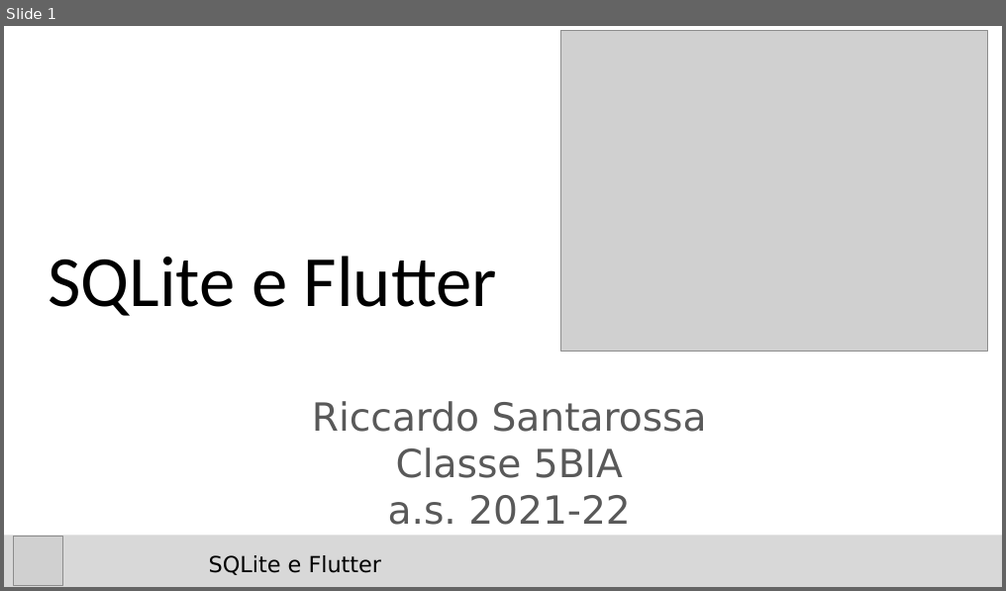
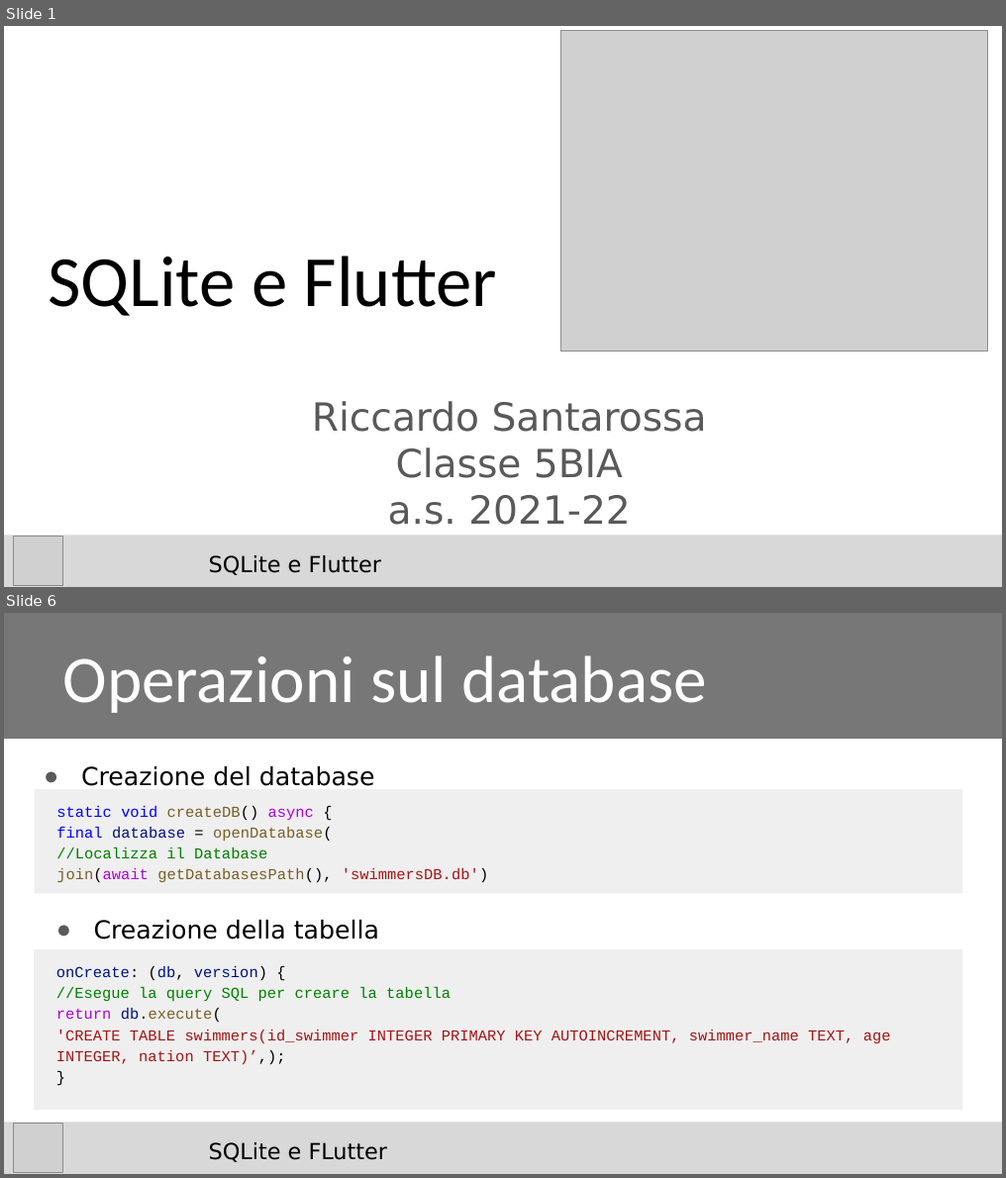
Before and after one commit to riccardosantarossa/SQLit_e_Flutter, a slide deck: Santarossa_Slides.pptx. Shown one above the other, each under a label of ours: slide 1 before the commit, slides 1 and 6 after it; the slides between them are not shown. The pictures are 1006x591 and 1006x1178 pixels, drawn with LibreOffice and Linux fonts; fonts in the diff are those of the drawing; grey boxes stand for pictures; background and template pictures are left out. Boxes give left, top, right and bottom in pixels: in the first picture for what was removed or moved away, otherwise in the second. Text is boxed around its words. In the diff, an @@ line names an element or a change of style, - is before the commit and + after.

```diff
--- a/Santarossa_Slides.pptx
+++ b/Santarossa_Slides.pptx
@@ slide 6 added at [4,613,1002,1174], background #FFFFFF; not listed: 1 template element that a slide beside it also shows @@
@@ title added at [4,613,1002,739], fill #777777, 48 pt, text #FFFFFF @@
+Operazioni sul database
@@ text added at [34,789,962,894], fill #EFEFEF, 11 pt, text #795E26 @@
+static void createDB() async {
+final database = openDatabase(
+//Localizza il Database
+join(await getDatabasesPath(), 'swimmersDB.db')
@@ text added at [81,766,375,786], 18 pt, text #000000 @@
+● Creazione del database
@@ text added at [94,920,379,940], 18 pt, text #000000 @@
+● Creazione della tabella
@@ rectangle added at [34,950,962,1110], fill #EFEFEF, 11 pt, text #A31515 @@
+onCreate: (db, version) {
+//Esegue la query SQL per creare la tabella
+return db.execute(
+'CREATE TABLE swimmers(id_swimmer INTEGER PRIMARY KEY AUTOINCREMENT, swimmer_name TEXT, age INTEGER, nation TEXT)’,);
+}
@@ picture added at [14,1124,62,1172] @@
@@ text added at [209,1143,387,1162], 16 pt, text #000000 @@
+SQLite e FLutter
```
Also in this commit, not shown: 4 other slides added, 3 slides removed.
